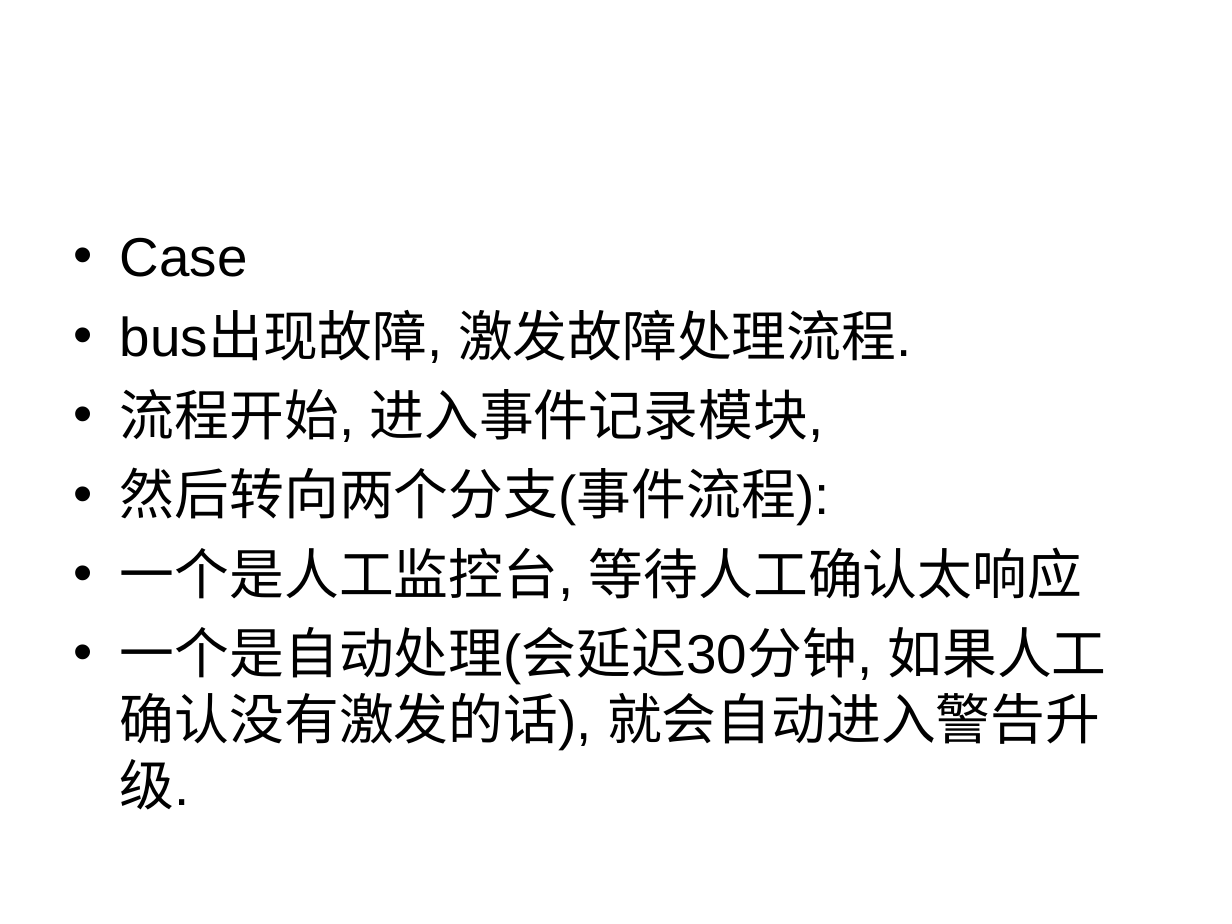
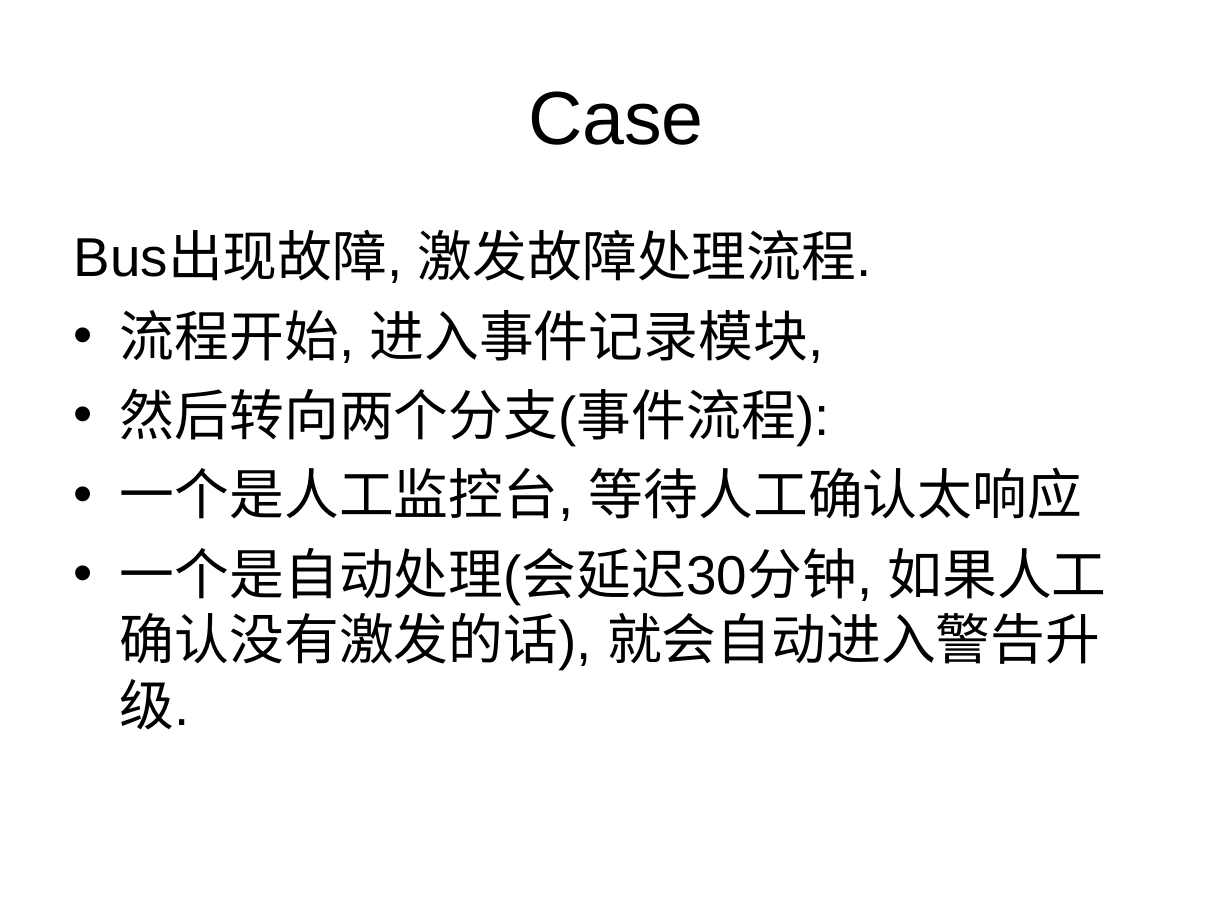
Before and after one commit to sunitawakchaure/activitidemo, a slide deck: slide 5 of BusMonitorActiviti/docs/BPM.ppt (slide 6 before the commit). Drawn at 1232x924 pixels with LibreOffice and Linux fonts; fonts in the diff are those of the drawing; background and template pictures are left out. Boxes give left, top, right and bottom in pixels: in the first picture for what was removed or moved away, otherwise in the second. Text is boxed around its words. In the diff, an @@ line names an element or a change of style, - is before the commit and + after.

```diff
--- a/BusMonitorActiviti/docs/BPM.ppt
+++ b/BusMonitorActiviti/docs/BPM.ppt
@@ title added at (x1=528, y1=91, x2=704, y2=145), 44 pt, text #000000 @@
+Case
@@ text at (x1=74, y1=230, x2=872, y2=283): text changed @@
-• Case
-• bus出现故障, 激发故障处理流程.
+Bus出现故障, 激发故障处理流程.
```
Also in this commit, not shown: 1 other slide changed, 10 slides added, 3 other files.
